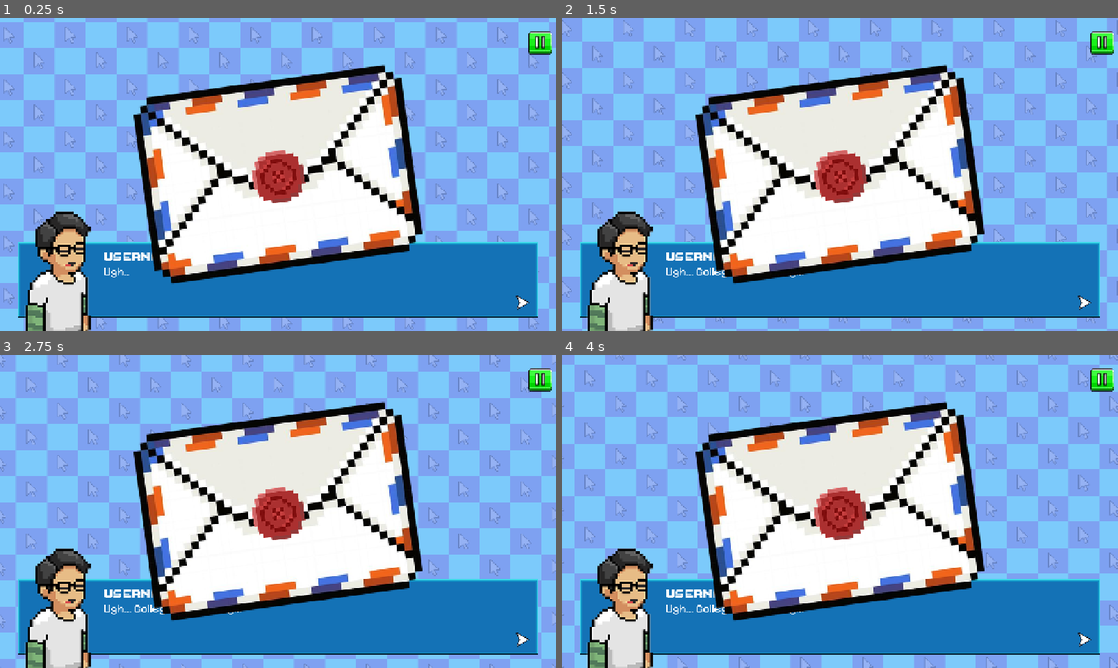
Above: before the commit, frames 1-4 (two rows, left to right).
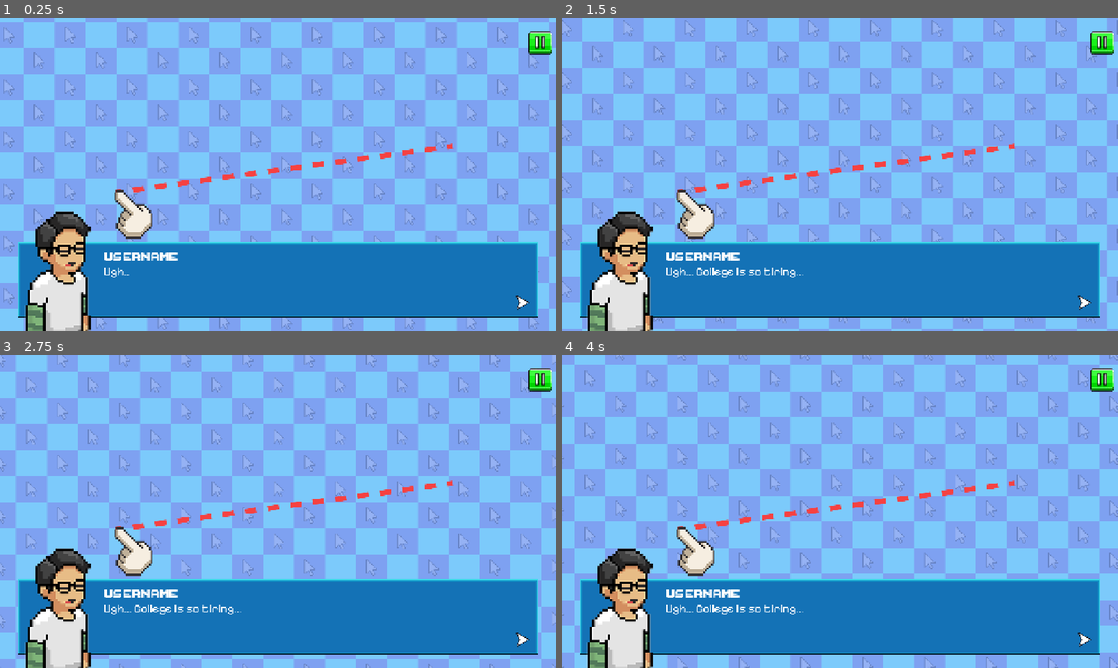
Above: after the commit, the same moments.

Repository: vinnyy-ph/gvd-project-overclocked
Game: Godot game, scene res://NewGameStoryFlow.tscn
Two runs of this game, one before a commit and one after it. Both use one fixed random seed, a clock stepped at 60 frames per second and the inputs below. This scene is started directly instead of the project's main scene. Sound files missing from this copy of the repository are replaced by a short silence.
Inputs (mouse positions are in pixels of both pictures, inside the frame that each line leads up to):
- Up to frame 1 (0.25 s): no input
- Up to frame 2 (1.5 s): click "USERNAME" at 0.5 s; tap Enter at 1.25 s; move the mouse to (962, 158) at 1.27 s; hold Right (ui_right) from 1.28 s (still down); click (962, 158) at 1.42 s
- Up to frame 3 (2.75 s): release Right (ui_right) at 2 s; drag from (166, 527) to (250, 574) at 2.02 s
- Up to frame 4 (4 s): move the mouse to (895, 442) at 2.77 s; hold Right (ui_right) 2.78-3.5 s; drag from (812, 574) to (673, 464) at 3.52 s

The runs differ from the first frame. In frame 1, 30% of the frame differs, in the area x 20-82%, y 14-86%; in frame 2, 30%; in frame 3, 30%; in frame 4, 30%.

Commit message:
Add story guide visuals and seal interactions
Adds line/hand guide assets and imports, and updates the NewGameStoryFlow scene to include LineGuide, HandGuide and a Path2D using a new Curve2D. Updates new_game_story_flow.gd to manage the seal: it is initially hidden, shown with a pop/fade tween on the final story step, and responds to taps (changing textures on first two taps and breaking/hiding on the third). Also wires up the seal button and basic pulse/hide tweens and a tap counter.

Diff:
--- a/NewGameStoryFlow.tscn
+++ b/NewGameStoryFlow.tscn
@@ -11,10 +11,18 @@
 [ext_resource type="Texture2D" uid="uid://hpkr7d6r1dyh" path="res://assets/images/main_menu/checkered_bg.png" id="9_w3b8m"]
 [ext_resource type="Texture2D" uid="uid://dfhuoqrlq5ruy" path="res://assets/story/letterseal.png" id="10_w3b8m"]
 [ext_resource type="Texture2D" uid="uid://cao7mlxp4bkha" path="res://assets/story/seal1.png" id="11_ggivf"]
+[ext_resource type="Texture2D" uid="uid://bf55swy7welvq" path="res://assets/story/lineguide.png" id="12_bgq0f"]
+[ext_resource type="Texture2D" uid="uid://c28g5q8me88ge" path="res://assets/story/handguide.png" id="13_7o786"]
 
 [sub_resource type="ShaderMaterial" id="ShaderMaterial_ggivf"]
 shader = ExtResource("8_nhp0g")
 shader_parameter/scroll_speed = Vector2(0.05, -0.05)
+
+[sub_resource type="Curve2D" id="Curve2D_7o786"]
+_data = {
+"points": PackedVector2Array(0, 0, 0, 0, 3, 117, 0, 0, 0, 0, 780, 6)
+}
+point_count = 2
 
 [node name="Control" type="Control" unique_id=1414732613]
 layout_mode = 3
@@ -118,3 +126,22 @@
 offset_right = 634.0
 offset_bottom = 447.0
 texture_normal = ExtResource("11_ggivf")
+
+[node name="LineGuide" type="TextureRect" parent="." unique_id=24670675]
+layout_mode = 0
+offset_left = 266.0
+offset_top = 289.0
+offset_right = 1044.0
+offset_bottom = 407.0
+texture = ExtResource("12_bgq0f")
+
+[node name="HandGuide" type="TextureRect" parent="LineGuide" unique_id=657784620]
+layout_mode = 0
+offset_left = -3.0
+offset_top = 108.0
+offset_right = 85.0
+offset_bottom = 218.0
+texture = ExtResource("13_7o786")
+
+[node name="LinePath" type="Path2D" parent="LineGuide" unique_id=2083430420]
+curve = SubResource("Curve2D_7o786")
--- a/new_game_story_flow.gd
+++ b/new_game_story_flow.gd
@@ -4,6 +4,9 @@
 @onready var text_label: Label = $BluePanelBtn/TextContentLabel
 @onready var username_label: Label = $BluePanelBtn/UsernameLabel
 @onready var blue_panel_btn: TextureButton = $BluePanelBtn
+
+@onready var seal: TextureRect = $Seal
+@onready var seal_button: TextureButton = $Seal/SealButton
 
 var story_steps = [
 	{
@@ -29,19 +32,28 @@
 ]
 
 var current_step = 0
+var seal_tap_count = 0
 
 func _ready() -> void:
 	blue_panel_btn.pressed.connect(_on_next_step)
-	# Set initial state
+	seal_button.pressed.connect(_on_seal_pressed)
+
+	# Initial state
+	seal.visible = false
+	seal.modulate.a = 0.0
 	_update_ui()
 
 func _on_next_step() -> void:
 	if current_step < story_steps.size() - 1:
 		current_step += 1
 		_update_ui()
+
+		# If we just reached the last step, show the seal
+		if current_step == story_steps.size() - 1:
+			_show_seal()
 	else:
-		# Final step or next scene logic
-		print("Story finished")
+		# Story finished, but seal might still be there
+		pass
 
 func _update_ui() -> void:
 	var step = story_steps[current_step]
@@ -56,3 +68,43 @@
 		text_label.display_text(step.text)
 	else:
 		text_label.text = step.text
+
+func _show_seal() -> void:
+	seal.visible = true
+	# Set pivot to center for pop effect
+	seal.pivot_offset = seal.size / 2
+	seal.scale = Vector2(0.5, 0.5)
+	seal.position.y += 50 # Start a bit lower to "fade up"
+
+	var tween = create_tween().set_parallel(true)
+	tween.tween_property(seal, "modulate:a", 1.0, 0.5).set_trans(Tween.TRANS_CUBIC).set_ease(Tween.EASE_OUT)
+	tween.tween_property(seal, "scale", Vector2(1.0, 1.0), 0.5).set_trans(Tween.TRANS_BACK).set_ease(Tween.EASE_OUT)
+	tween.tween_property(seal, "position:y", seal.position.y - 50, 0.5).set_trans(Tween.TRANS_CUBIC).set_ease(Tween.EASE_OUT)
+
+func _on_seal_pressed() -> void:
+	seal_tap_count += 1
+
+	# Feedback on tap (slight scale pulse)
+	var pulse = create_tween()
+	pulse.tween_property(seal_button, "scale", Vector2(1.1, 1.1), 0.05)
+	pulse.tween_property(seal_button, "scale", Vector2(1.0, 1.0), 0.05)
+
+	if seal_tap_count == 1:
+		seal_button.texture_normal = load("res://assets/story/seal2.png")
+	elif seal_tap_count == 2:
+		seal_button.texture_normal = load("res://assets/story/seal3.png")
+	elif seal_tap_count == 3:
+		_hide_seal()
+
+func _hide_seal() -> void:
+	# Make button unclickable
+	seal_button.disabled = true
+
+	var tween = create_tween().set_parallel(true)
+	tween.tween_property(seal, "modulate:a", 0.0, 0.3)
+	tween.tween_property(seal, "scale", Vector2(1.2, 1.2), 0.3)
+	tween.chain().tween_callback(func(): seal.visible = false)
+
+	# After seal is gone, maybe advance to next part?
+	# For now, just print
+	print("Seal broken")
Binary file added: assets/story/handguide.png
Not shown, added: assets/story/handguide.png.import
Binary file added: assets/story/lineguide.png
Not shown, added: assets/story/lineguide.png.import
